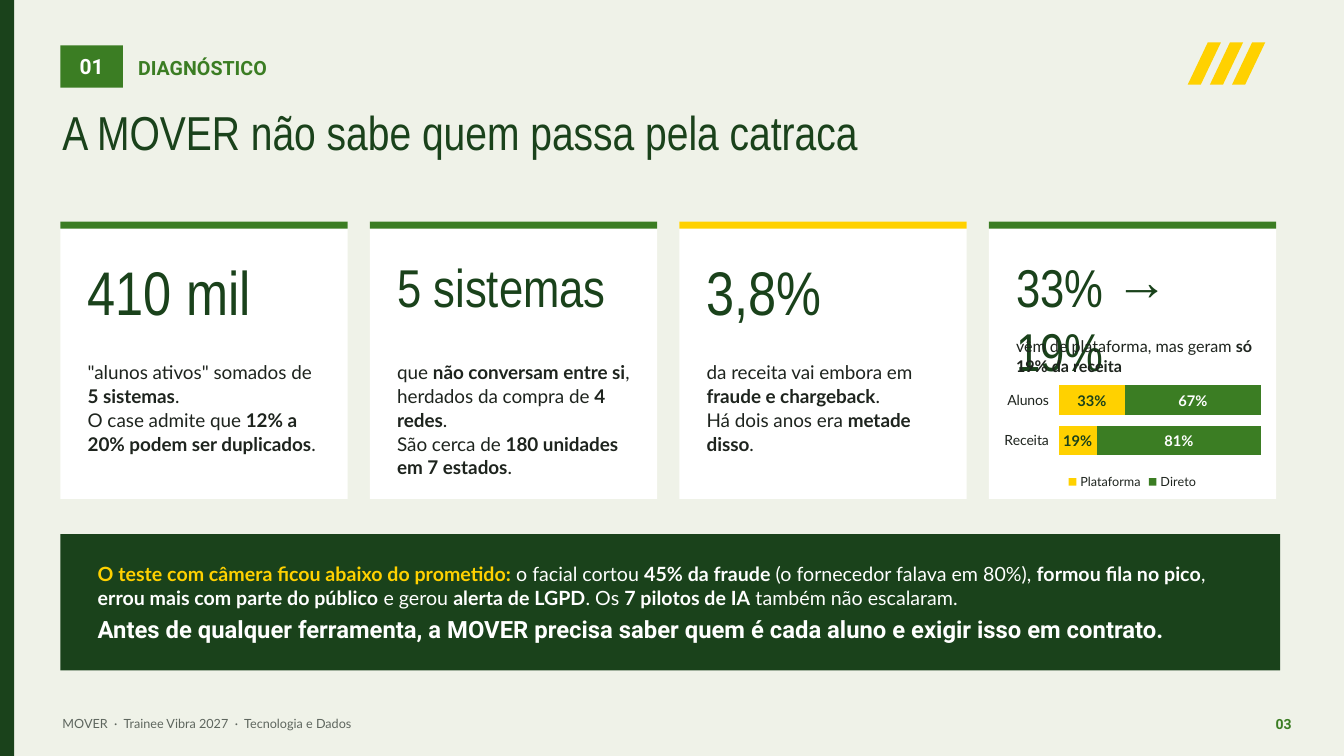
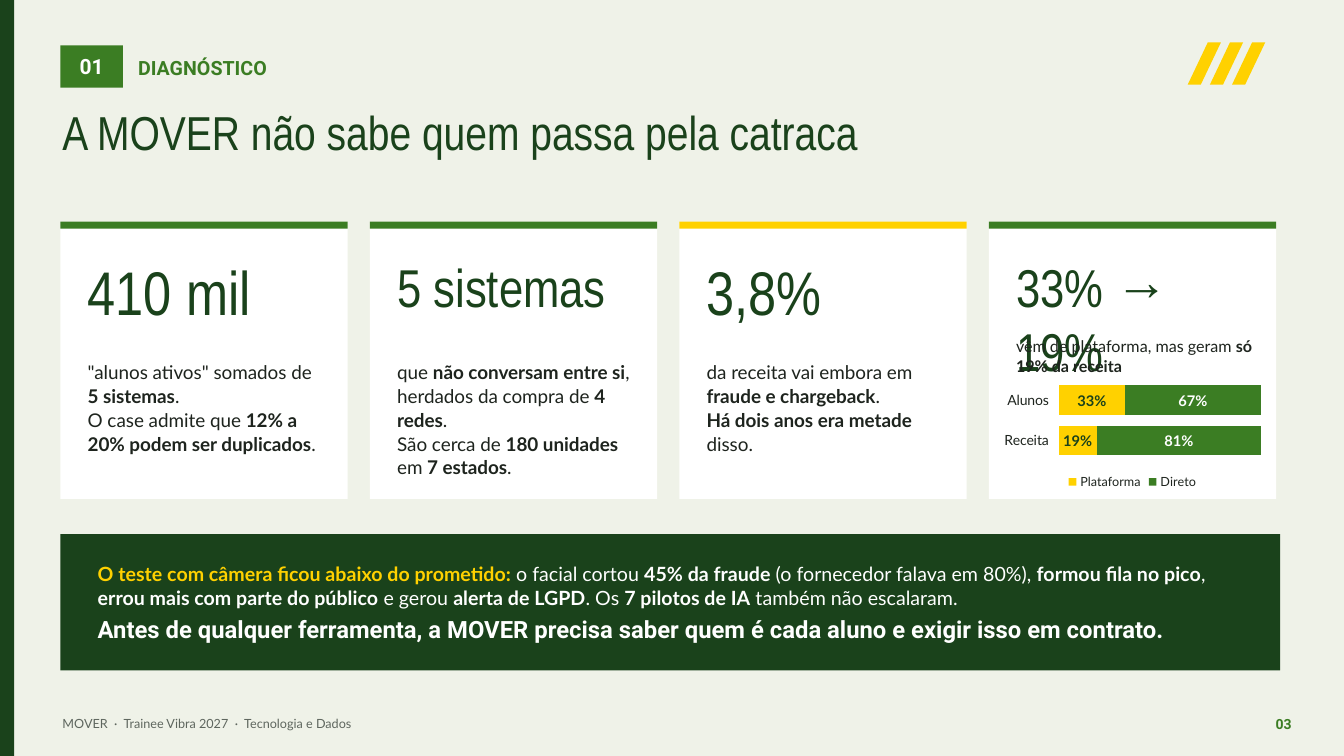
Before and after one commit to kauanchristofaro/Painel-Vibra-MOVER, a slide deck: slide 3 of MOVER_Apresentacao_Trainee_Vibra_v13.pptx. Drawn at 1344x756 pixels with LibreOffice and Linux fonts; fonts in the diff are those of the drawing. Boxes give left, top, right and bottom in pixels: in the first picture for what was removed or moved away, otherwise in the second. Text is boxed around its words. In the diff, an @@ line names an element or a change of style, - is before the commit and + after.

```diff
--- a/MOVER_Apresentacao_Trainee_Vibra_v13.pptx
+++ b/MOVER_Apresentacao_Trainee_Vibra_v13.pptx
@@ text at [707,413,912,451]: bold on in "Há dois anos era"; bold off in "disso." @@
@@ text at [397,437,618,474]: bold off in "em" @@
```
Also in this commit, not shown: 5 other slides changed, 1 other file.
